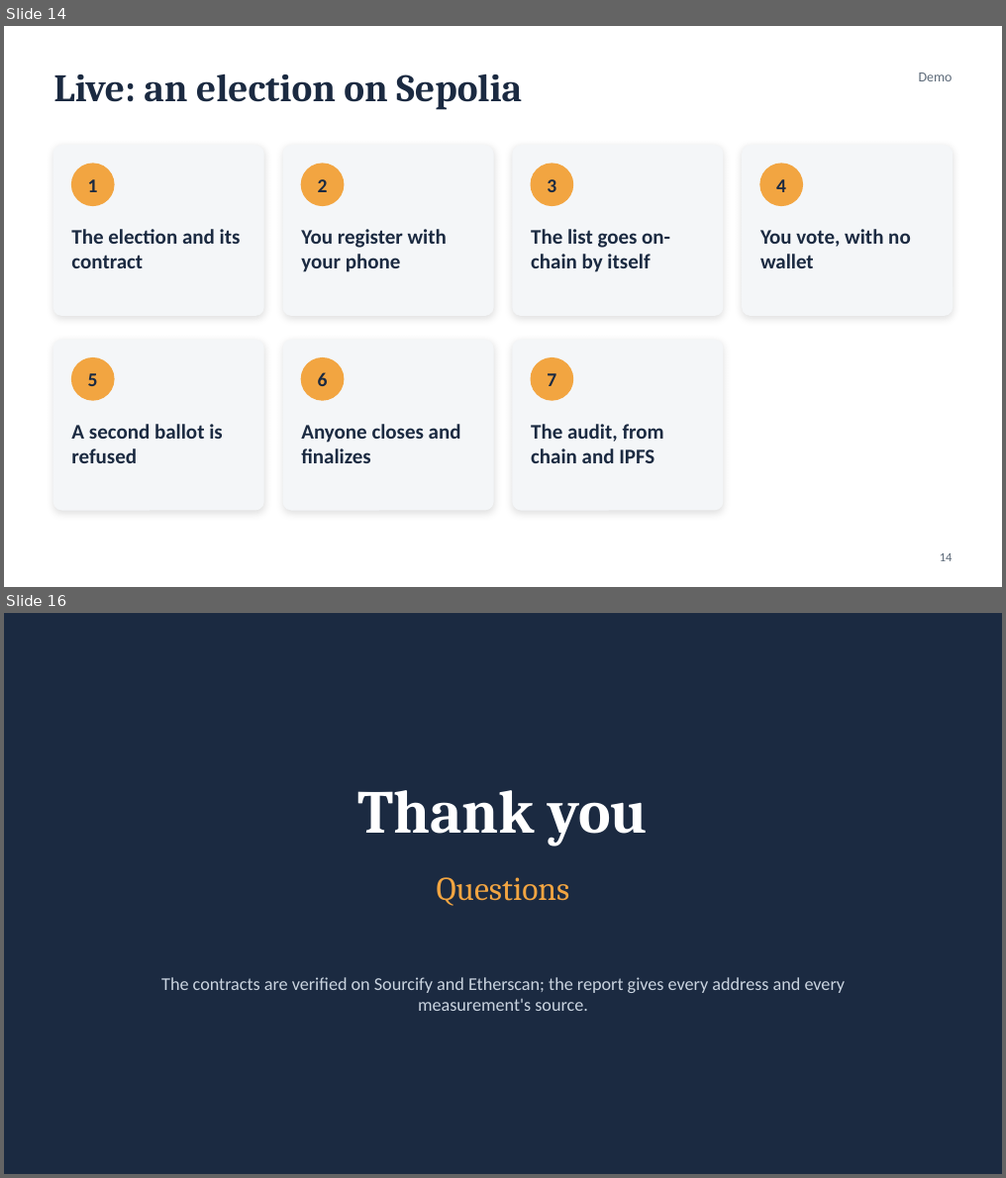
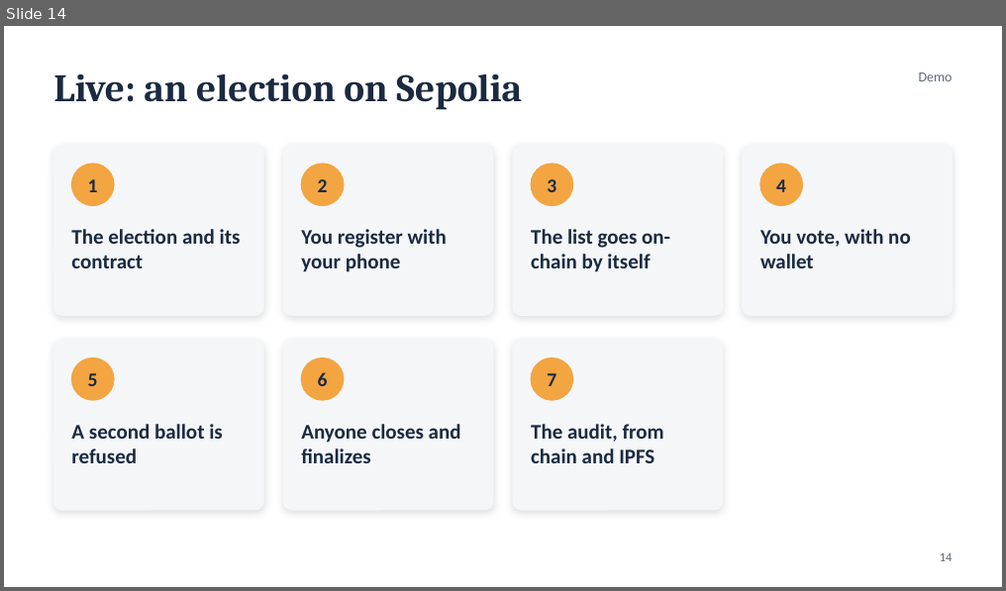
Before and after one commit to Chaitanya-Keyal/decentralized-voting-system, a slide deck: reports/eval2-slides.pptx. Shown one above the other, each under a label of ours: slides 14 and 16 before the commit, slide 14 after it; the slides between them are not shown. The pictures are 1006x1178 and 1006x591 pixels, drawn with LibreOffice and Linux fonts; fonts in the diff are those of the drawing. Boxes give left, top, right and bottom in pixels: in the first picture for what was removed or moved away, otherwise in the second. Text is boxed around its words. In the diff, an @@ line names an element or a change of style, - is before the commit and + after.

```diff
--- a/reports/eval2-slides.pptx
+++ b/reports/eval2-slides.pptx
@@ slide 16 removed at (x1=4, y1=613, x2=1002, y2=1174), background #1B2A41 @@
@@ text removed at (x1=357, y1=790, x2=648, y2=847) @@
-Thank you
@@ text removed at (x1=437, y1=877, x2=570, y2=906) @@
-Questions
@@ text removed at (x1=161, y1=977, x2=846, y2=1011) @@
-The contracts are verified on Sourcify and Etherscan; the report gives every address and every measurement's source.
```
Also in this commit, not shown: 5 slides changed, 5 other files.
